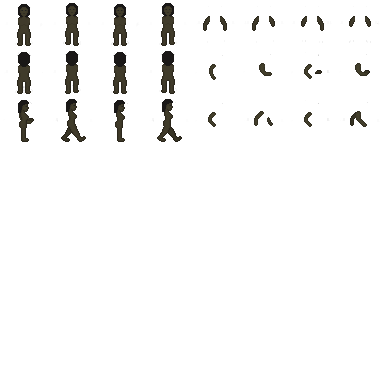
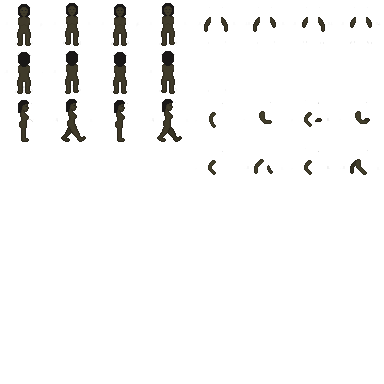
Before/after of a 384 × 384 layered artwork. What changed in the layer stack:
hid "overlay", moved it above "kadijah.png" over left=19, top=102, right=34, bottom=124
painted on "kadijah.png" over left=198, top=6, right=380, bottom=175
